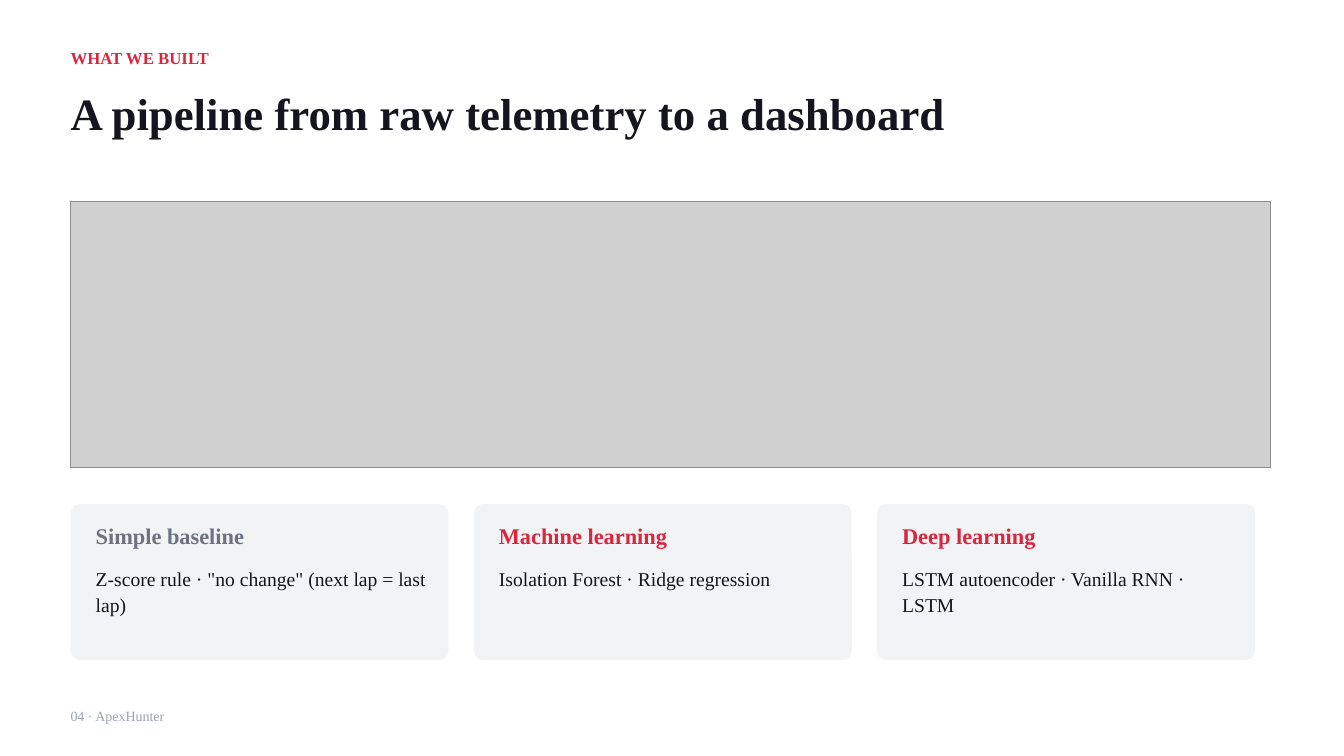
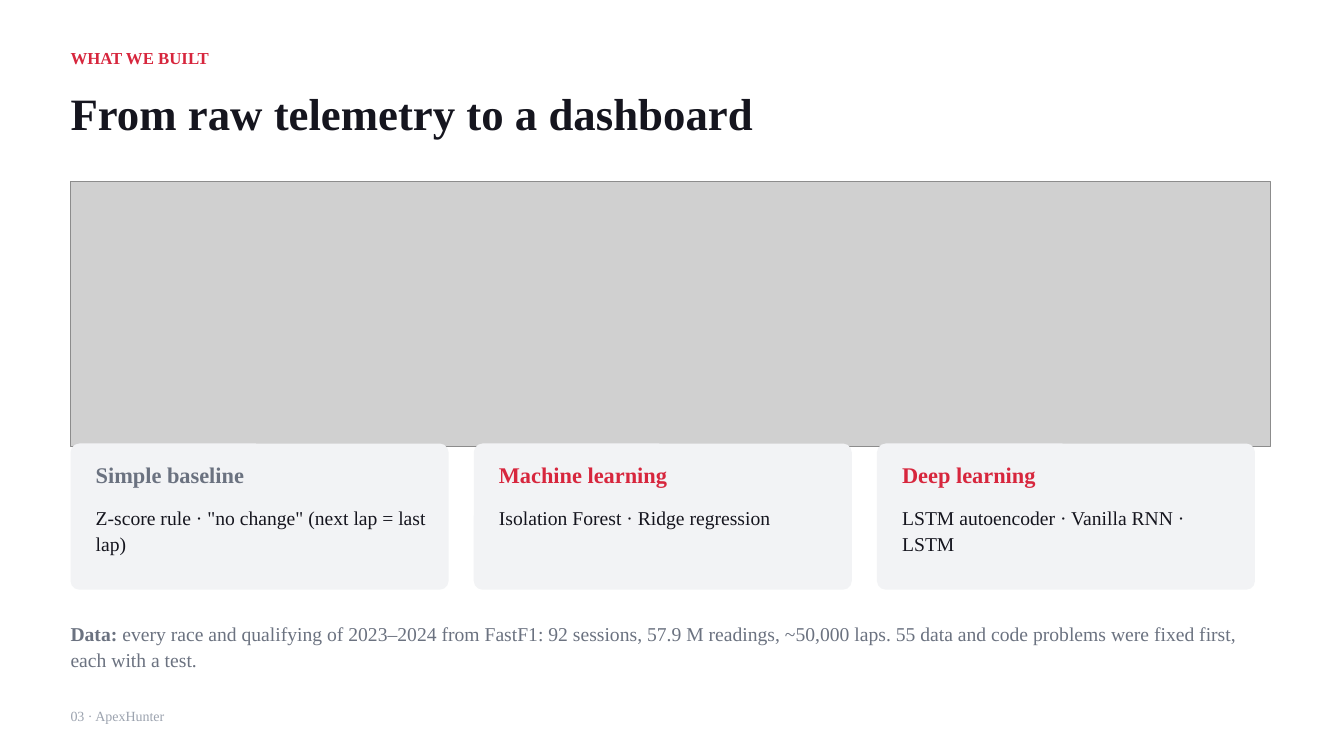
Before and after one commit to ParinShah2312/ApexHunter, a slide deck: slide 3 of docs/submission/ApexHunter_Presentation.pptx (slide 4 before the commit). Drawn at 1344x756 pixels with LibreOffice and Linux fonts; fonts in the diff are those of the drawing; grey boxes stand for pictures. Boxes give left, top, right and bottom in pixels: in the first picture for what was removed or moved away, otherwise in the second. Text is boxed around its words. In the diff, an @@ line names an element or a change of style, - is before the commit and + after.

```diff
--- a/docs/submission/ApexHunter_Presentation.pptx
+++ b/docs/submission/ApexHunter_Presentation.pptx
@@ text at (71,99,753,140): text changed @@
-A pipeline from raw telemetry to a dashboard
+From raw telemetry to a dashboard
@@ picture: place and size @@
-picture at (71,202,1270,467)
+picture at (71,181,1270,447)
@@ rounded rectangle: place and size @@
-rounded rectangle at (71,504,449,660)
+rounded rectangle at (71,444,449,590)
@@ rounded rectangle: place and size @@
-rounded rectangle at (474,504,852,660)
+rounded rectangle at (474,444,852,590)
@@ rounded rectangle: place and size @@
-rounded rectangle at (877,504,1255,660)
+rounded rectangle at (877,444,1255,590)
@@ 6 texts: place and size @@
-6 texts at (96,528,1173,617)
+6 texts at (96,467,1173,556)
@@ text added at (71,627,1235,667), 14 pt, text #6B7280 @@
+Data: every race and qualifying of 2023–2024 from FastF1: 92 sessions, 57.9 M readings, ~50,000 laps. 55 data and code problems were fixed first, each with a test.
@@ text at (71,712,164,724): text changed @@
-04 · ApexHunter
+03 · ApexHunter
```
Also in this commit, not shown: 9 other slides changed, 2 slides added, 14 slides removed, 2 other files.
